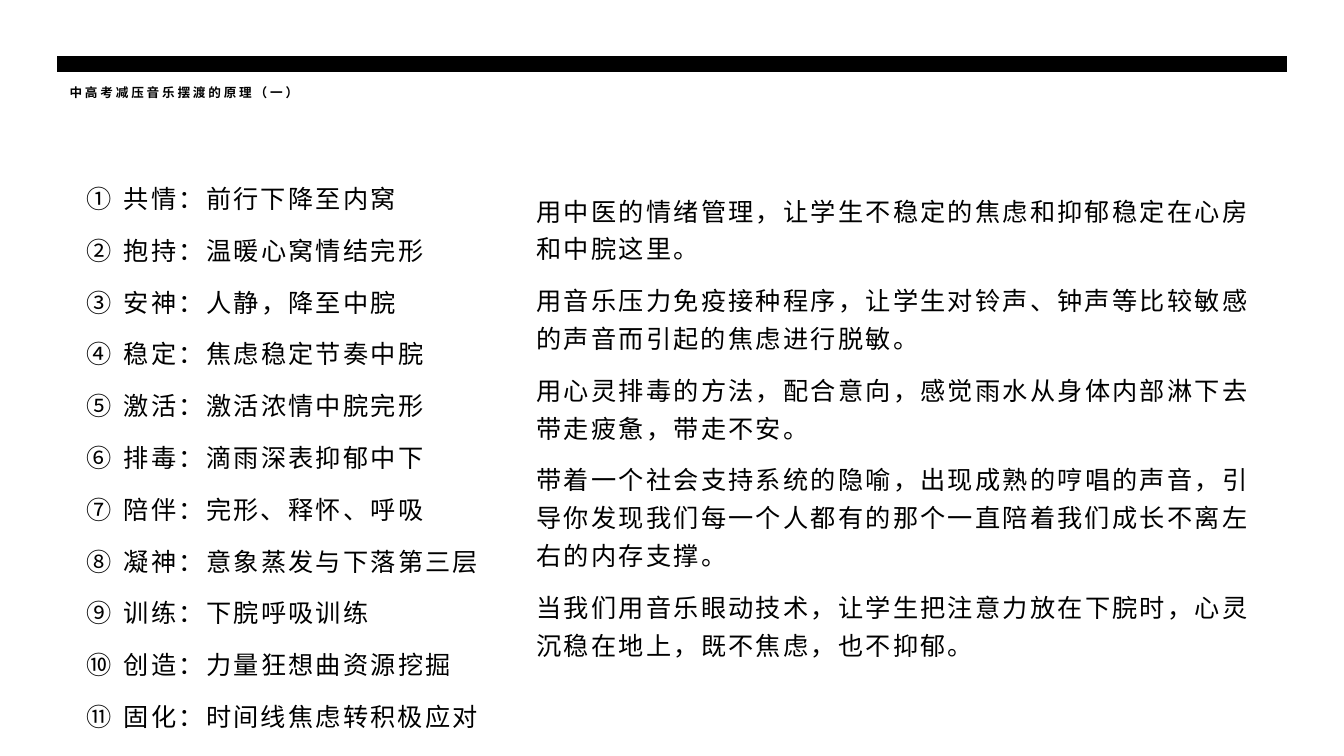
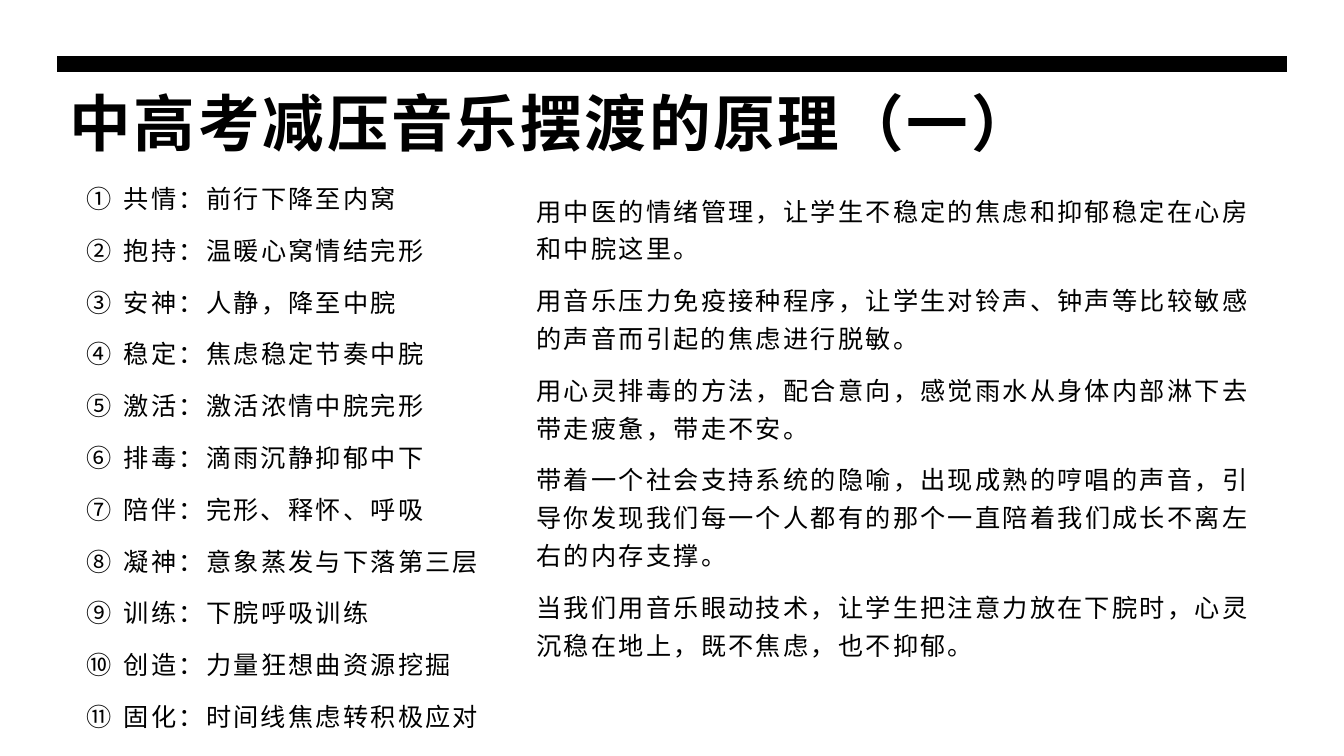
Before and after one commit to panxibei/writing, a slide deck: slide 14 of 44_心理学/30_浥尘伙伴社团原创：中高考音乐减压心理训练/PPT制作素材/浥尘伙伴社团原创：中高考音乐减压心理训练.pptx. Drawn at 1344x756 pixels with LibreOffice and Linux fonts; fonts in the diff are those of the drawing. Boxes give left, top, right and bottom in pixels: in the first picture for what was removed or moved away, otherwise in the second. Text is boxed around its words. In the diff, an @@ line names an element or a change of style, - is before the commit and + after.

```diff
--- a/44_心理学/30_浥尘伙伴社团原创：中高考音乐减压心理训练/PPT制作素材/浥尘伙伴社团原创：中高考音乐减压心理训练.pptx
+++ b/44_心理学/30_浥尘伙伴社团原创：中高考音乐减压心理训练/PPT制作素材/浥尘伙伴社团原创：中高考音乐减压心理训练.pptx
@@ title "中高考减压音乐摆渡的原理（一）" at bbox=[70, 93, 1033, 152]: size 9 to 44 pt @@
@@ text at bbox=[124, 445, 423, 469]: text changed @@
-6. 排毒：滴雨深表抑郁中下
+6. 排毒：滴雨沉静抑郁中下
```
Also in this commit, not shown: 32 other slides changed.
